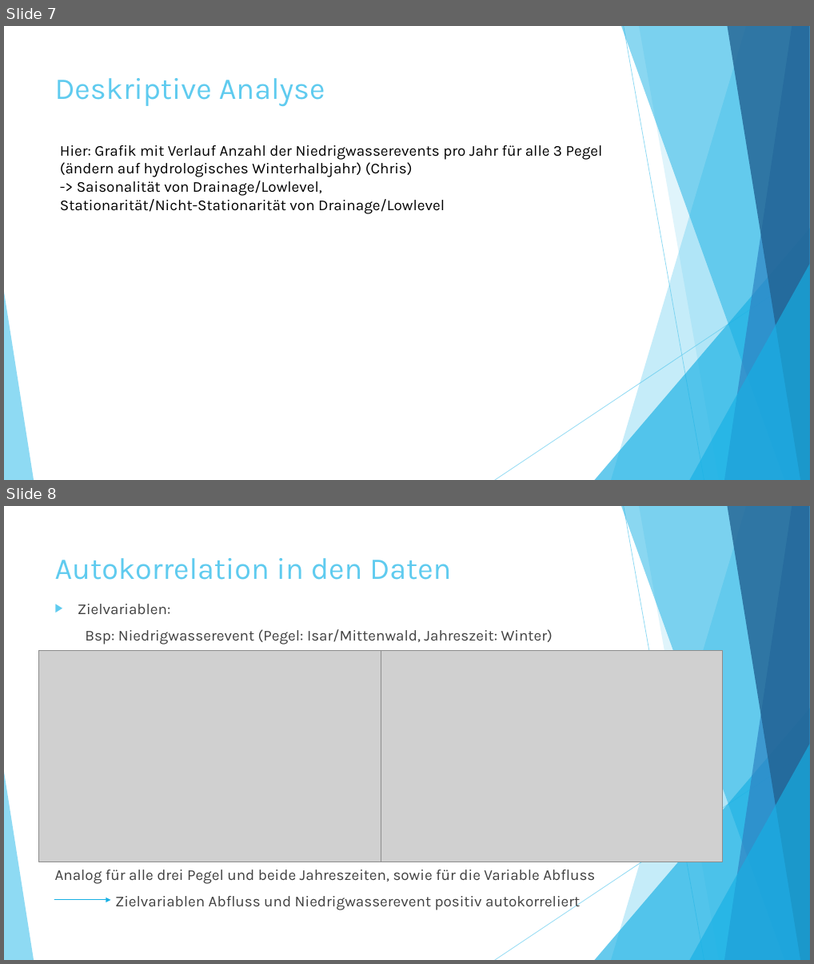
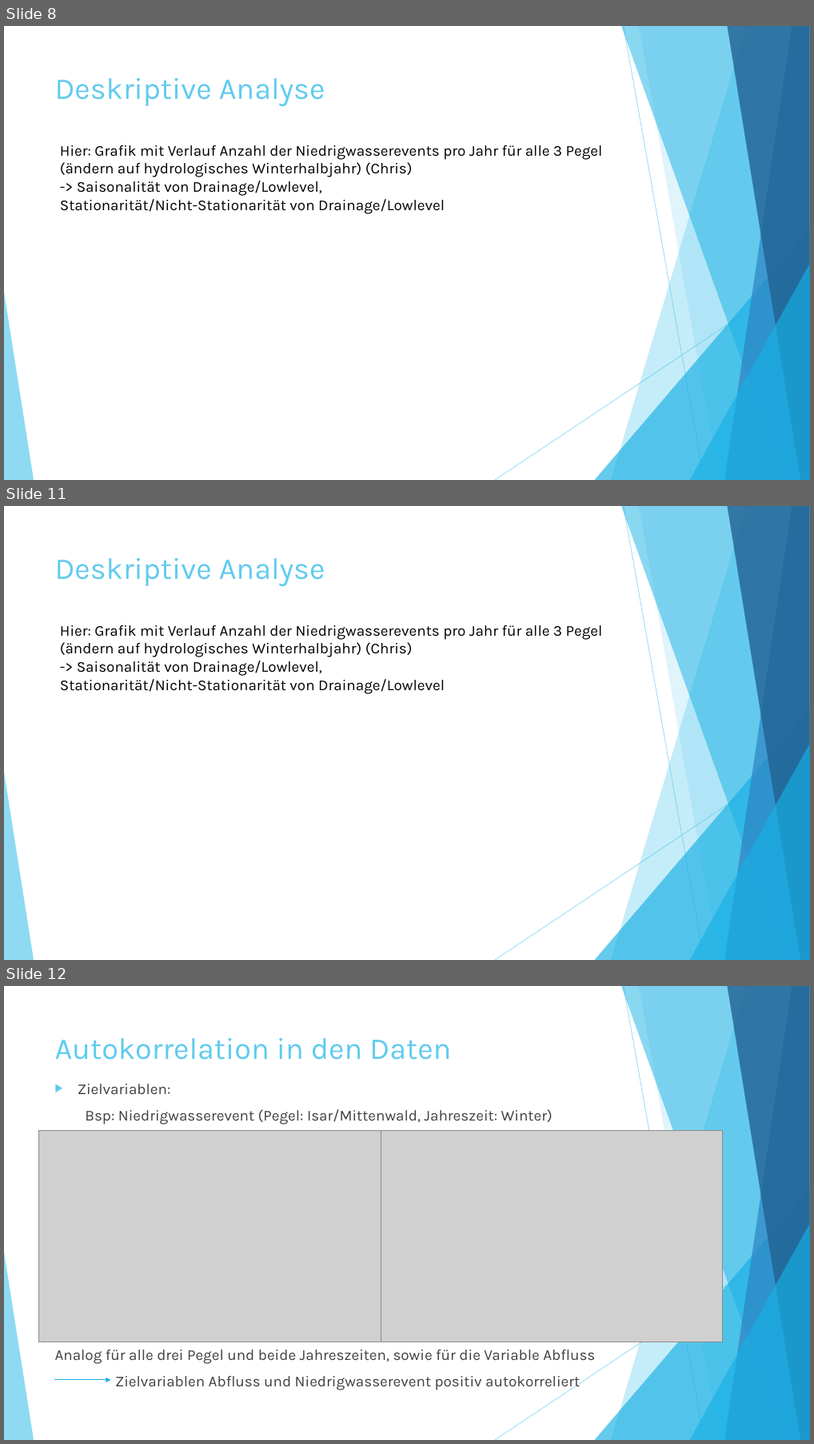
Before and after one commit to StatPrak-Droughts/Drought-Project, a slide deck: Zwischenpräsentation.pptx. Shown one above the other, each under a label of ours: slides 7 and 8 before the commit, slides 8, 11 and 12 after it; the slides between them are not shown. The pictures are 814x964 and 814x1444 pixels, drawn with LibreOffice and Linux fonts; fonts in the diff are those of the drawing; grey boxes stand for pictures. Boxes give left, top, right and bottom in pixels: in the first picture for what was removed or moved away, otherwise in the second. Text is boxed around its words. In the diff, an @@ line names an element or a change of style, - is before the commit and + after.

```diff
--- a/Zwischenpräsentation.pptx
+++ b/Zwischenpräsentation.pptx
@@ slide 11 added at (x1=4, y1=506, x2=810, y2=960), background #FFFFFF; not listed: 10 template elements that a slide beside it also shows @@
@@ title added at (x1=55, y1=558, x2=326, y2=587), 36 pt, text #5FCBEF @@
+Deskriptive Analyse
@@ text added at (x1=60, y1=625, x2=603, y2=694), 18 pt, text #000000 @@
+Hier: Grafik mit Verlauf Anzahl der Niedrigwasserevents pro Jahr für alle 3 Pegel (ändern auf hydrologisches Winterhalbjahr) (Chris)
+-> Saisonalität von Drainage/Lowlevel,
+Stationarität/Nicht-Stationarität von Drainage/Lowlevel
@@ what was slide 7 is now slide 8 @@
@@ what was slide 8 is now slide 12 @@
```
Also in this commit, not shown: 1 slide changed, 5 other slides added, 2 slides removed.
